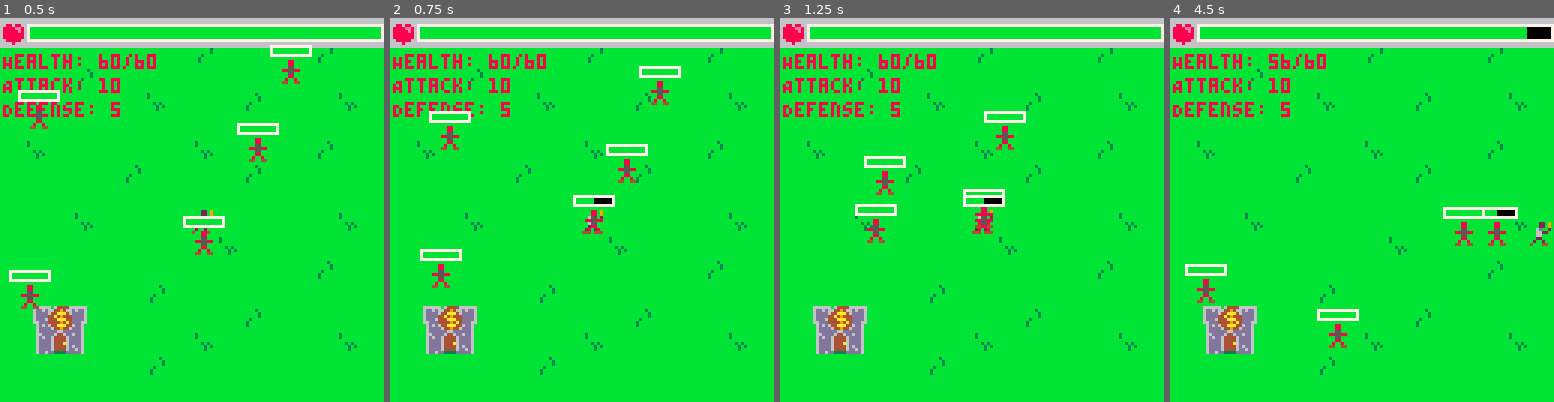
Above: before the commit, frames 1-4 (left to right).
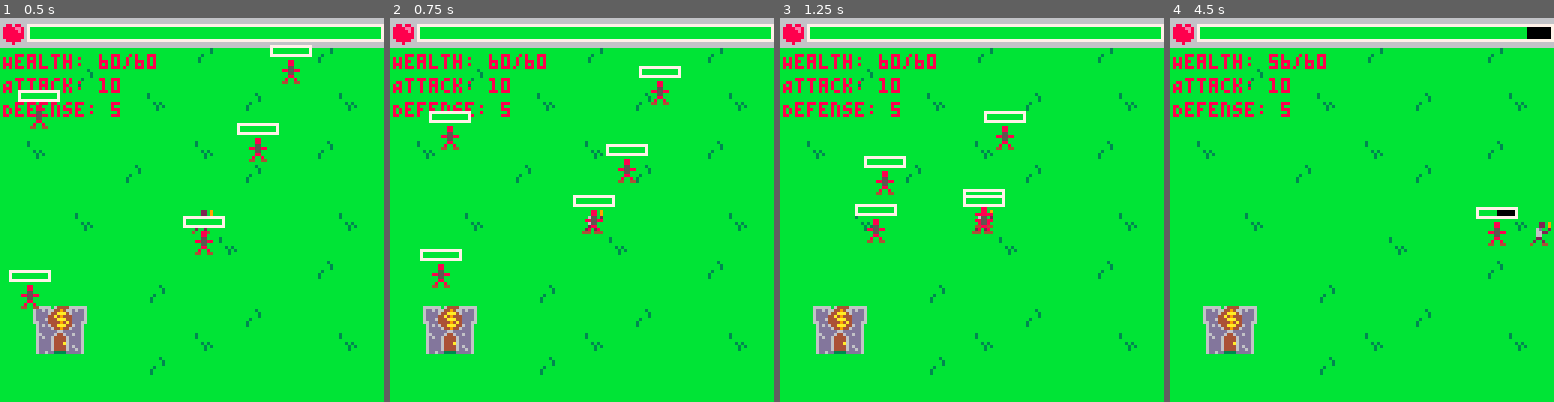
Above: after the commit, the same moments.

Repository: PancakedRivet/last-minute-hero
Game: PICO-8 cartridge last-minute-hero.p8
Two runs of this game, one before a commit and one after it. Both use one fixed random seed, a clock stepped at 60 frames per second and the inputs below.
Inputs:
- Up to frame 1 (0.5 s): tap X (X key) at 0.33 s
- Up to frame 2 (0.75 s): no input
- Up to frame 3 (1.25 s): tap X (X key) at 1.07 s
- Up to frame 4 (4.5 s): hold Right 1.6-2.1 s; tap X (X key) at 1.85, 2.97, 4.08 s; hold Up 2.15-2.42 s; hold Right 2.47-3.03 s; hold Left 3.08-3.58 s; hold Down 3.63-3.97 s; hold Right from 4.02 s (still down)

Frame 1 is identical in both runs. In frame 2, less than 0.1% of the frame differs, in the area x 53-58%, y 46-49%; in frame 3, less than 0.1%; in frame 4, 1.0%, in the area x 3-83%, y 49-86%.

Commit message:
Directional attacking

Diff:
--- a/scripts/player.lua
+++ b/scripts/player.lua
@@ -60,11 +60,12 @@
         _player.attack_tick -= 1
         -- Check for enemy collisions
         local sprite_width = 8
-        local attack_range = sprite_width + 2
+        local attack_sgn = _player.sp_flipx and 1 or -1
+        local attack_range = sprite_width * attack_sgn
         if _player.attack_tick < _player.attack_tick_start and _player.attack_tick > _player.attack_tick_end then
             for enemy in all(enemies) do
                 if not enemy.attacked then
-                    if abs(_player.x - enemy.x) < attack_range and abs(_player.y - enemy.y) < attack_range then
+                    if (_player.x - enemy.x) < attack_range and abs(_player.y - enemy.y) < abs(attack_range) then
                         enemy.health -= _player.attack
                         enemy.attacked = true
                         if enemy.health <= 0 then
